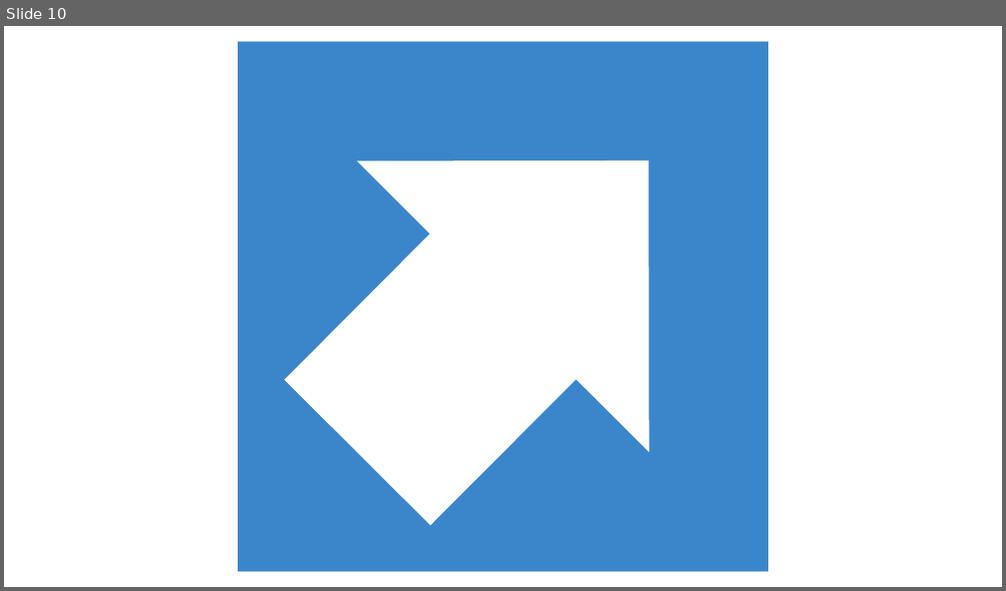
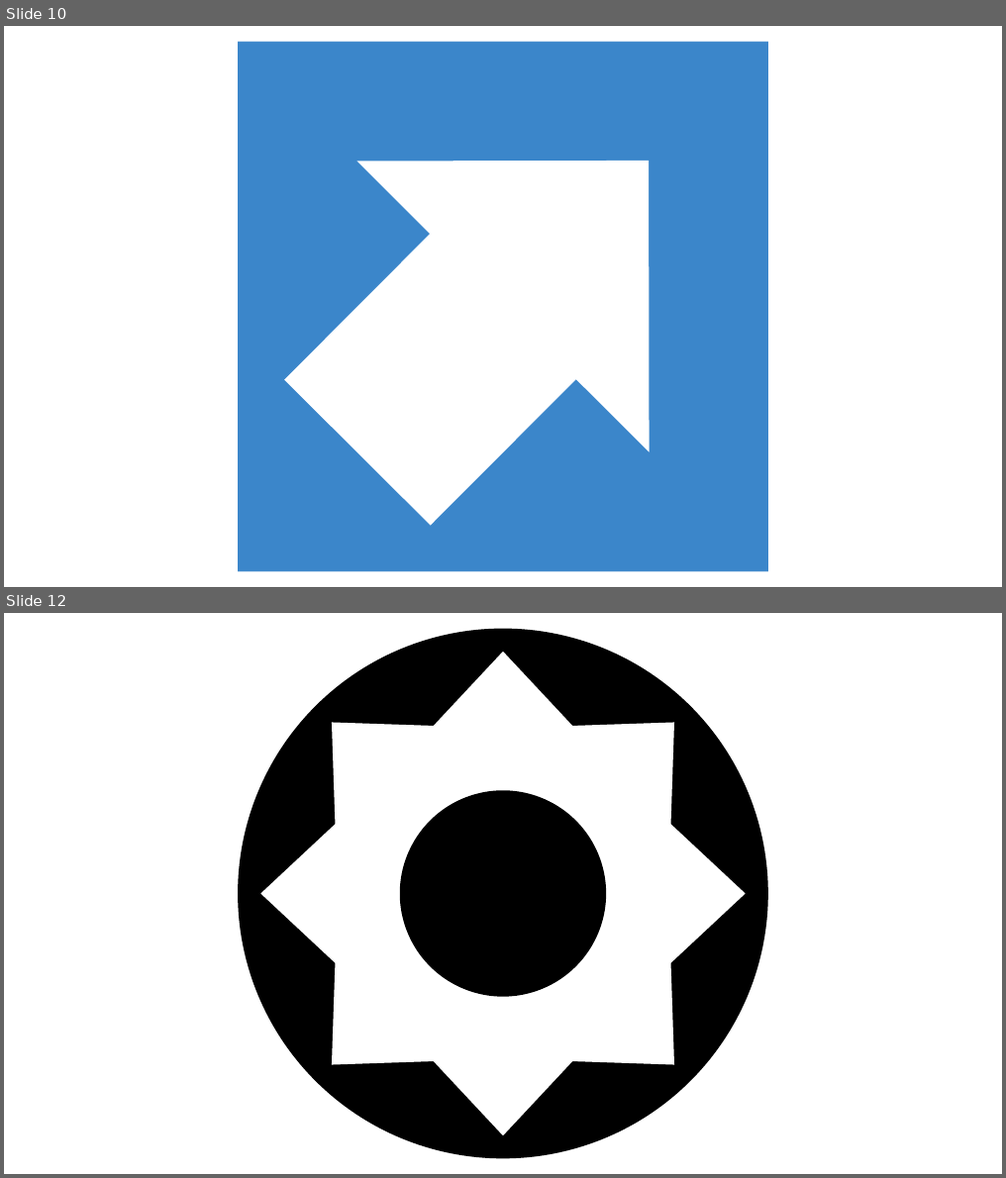
Before and after one commit to oxjihun/esoTris, a slide deck: images/design.pptx. Shown one above the other, each under a label of ours: slide 10 before the commit, slides 10 and 12 after it; the slides between them are not shown. The pictures are 1006x591 and 1006x1178 pixels, drawn with LibreOffice and Linux fonts; fonts in the diff are those of the drawing. Boxes give left, top, right and bottom in pixels: in the first picture for what was removed or moved away, otherwise in the second. Text is boxed around its words. In the diff, an @@ line names an element or a change of style, - is before the commit and + after.

```diff
--- a/images/design.pptx
+++ b/images/design.pptx
@@ slide 12 added at (x1=4, y1=613, x2=1002, y2=1174), background #FFFFFF @@
@@ ellipse added at (x1=238, y1=629, x2=768, y2=1159), fill #000000 @@
@@ star added at (x1=260, y1=652, x2=746, y2=1136), fill #FFFFFF @@
@@ ellipse added at (x1=400, y1=790, x2=607, y2=997), fill #000000 @@
```
Also in this commit, not shown: 2 other slides added, 37 other files.
